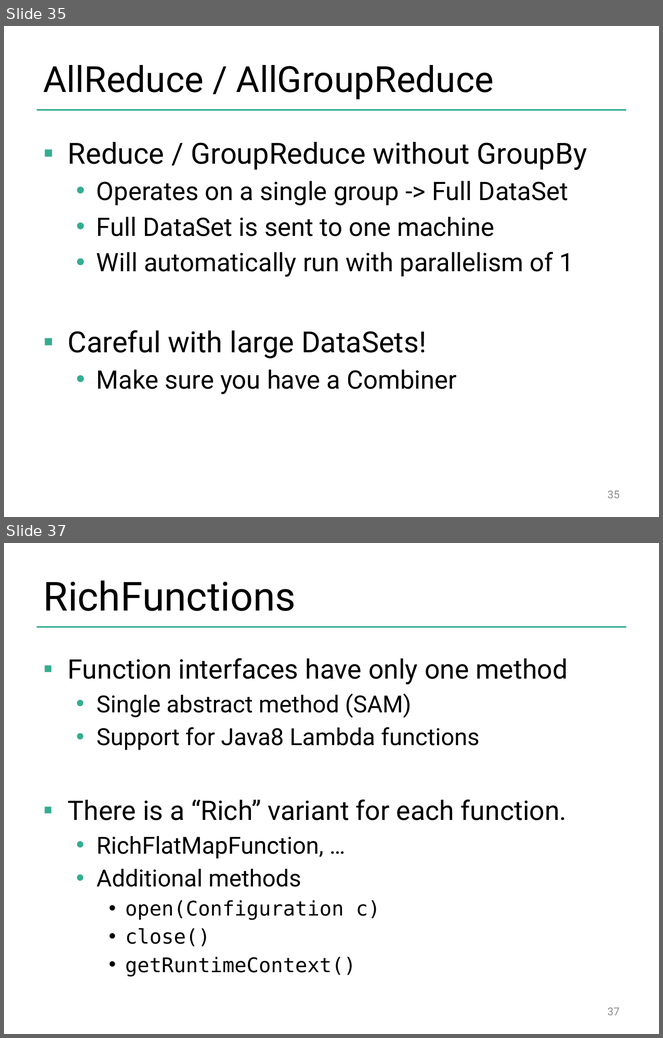
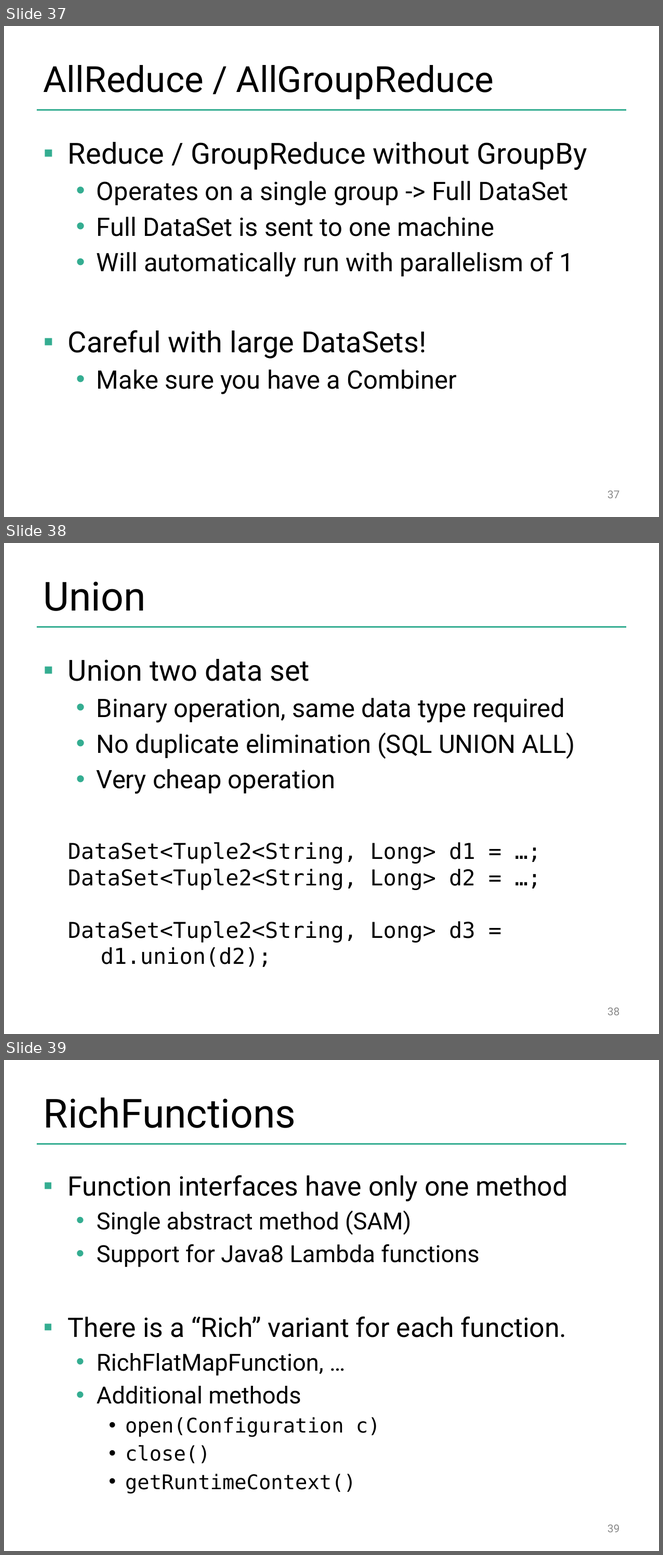
Before and after one commit to dataArtisans/flink-training-web, a slide deck: slides/flink_batch_advanced.pptx. Shown one above the other, each under a label of ours: slides 35 and 37 before the commit, slides 37, 38 and 39 after it; the slides between them are not shown. The pictures are 663x1038 and 663x1555 pixels, drawn with LibreOffice and Linux fonts; fonts in the diff are those of the drawing; background and template pictures are left out. Boxes give left, top, right and bottom in pixels: in the first picture for what was removed or moved away, otherwise in the second. Text is boxed around its words. In the diff, an @@ line names an element or a change of style, - is before the commit and + after.

```diff
--- a/slides/flink_batch_advanced.pptx
+++ b/slides/flink_batch_advanced.pptx
@@ slide 38 added at bbox=[4, 543, 659, 1034], background #FFFFFF; not listed: 1 template element that a slide beside it also shows @@
@@ title added at bbox=[44, 581, 146, 611], 44 pt, text #000000 @@
+Union
@@ text added at bbox=[68, 659, 575, 794], 28 pt, text #000000 @@
+▪ Union two data set
+  • Binary operation, same data type required
+  • No duplicate elimination (SQL UNION ALL)
+  • Very cheap operation
@@ text added at bbox=[68, 843, 476, 967], 24 pt, text #000000 @@
+  DataSet<Tuple2<String, Long> d1 = …;
+  DataSet<Tuple2<String, Long> d2 = …;
+  DataSet<Tuple2<String, Long> d3 =
+  d1.union(d2);
@@ page number added at bbox=[608, 1008, 620, 1016], 12 pt, text #8C8C8C @@
+38
@@ what was slide 35 is now slide 37 @@
@@ page number at bbox=[608, 491, 620, 499]: text changed @@
-35
+37
@@ what was slide 37 is now slide 39 @@
@@ page number at bbox=[608, 1525, 620, 1533]: text changed @@
-37
+39
```
Also in this commit, not shown: 11 slides changed, 9 other slides added, 7 slides removed.
